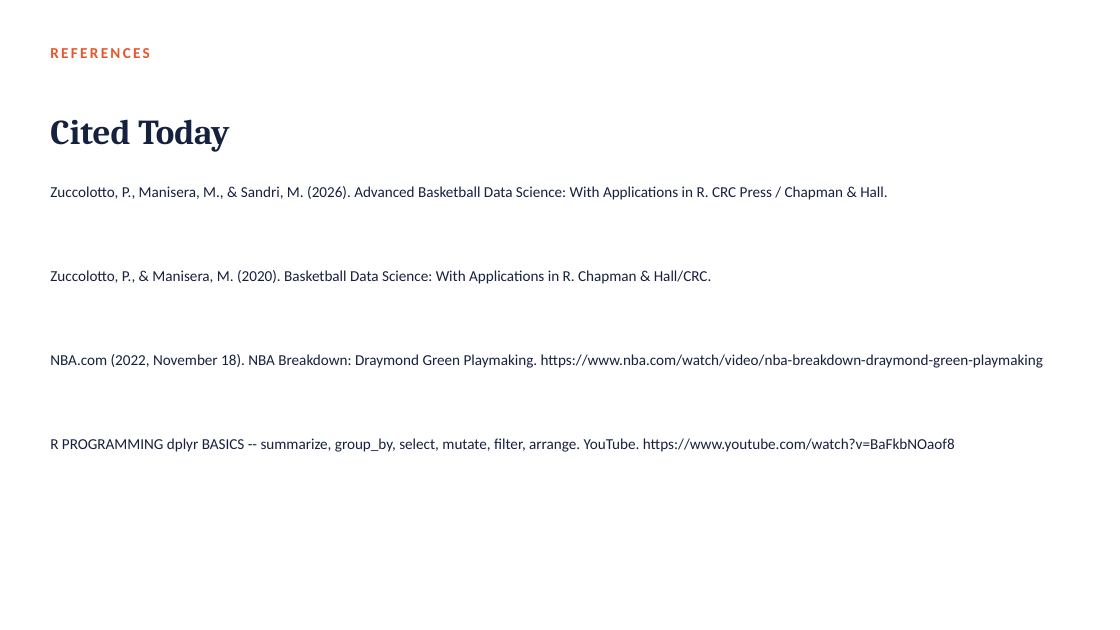
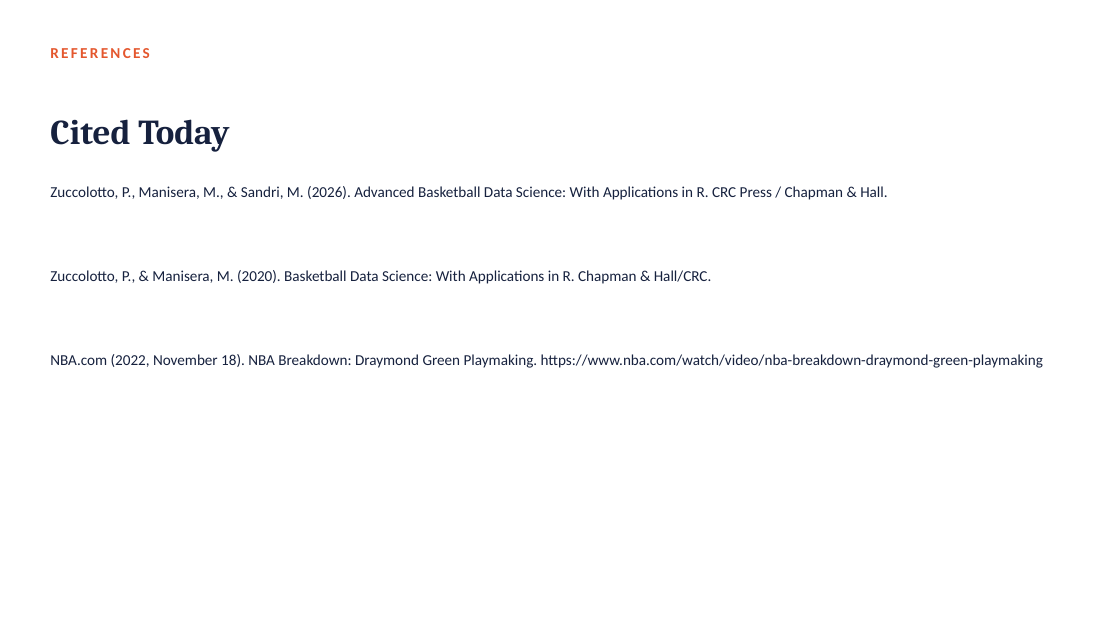
Before and after one commit to fmurital/Teaching-Curriculum, a slide deck: slide 35 of Sports-Analytics-Graduate/01_Getting_Started_with_Advanced_Basketball_Analytics/Lecture_Slides/Module01_Getting_Started_with_Advanced_Basketball_Analytics.pptx (slide 38 before the commit). Drawn at 1120x630 pixels with LibreOffice and Linux fonts; fonts in the diff are those of the drawing. Boxes give left, top, right and bottom in pixels: in the first picture for what was removed or moved away, otherwise in the second. Text is boxed around its words. In the diff, an @@ line names an element or a change of style, - is before the commit and + after.

```diff
--- a/Sports-Analytics-Graduate/01_Getting_Started_with_Advanced_Basketball_Analytics/Lecture_Slides/Module01_Getting_Started_with_Advanced_Basketball_Analytics.pptx
+++ b/Sports-Analytics-Graduate/01_Getting_Started_with_Advanced_Basketball_Analytics/Lecture_Slides/Module01_Getting_Started_with_Advanced_Basketball_Analytics.pptx
@@ text removed at (50, 438, 955, 452) @@
-R PROGRAMMING dplyr BASICS -- summarize, group_by, select, mutate, filter, arrange. YouTube. https://www.youtube.com/watch?v=BaFkbNOaof8
```
Also in this commit, not shown: 7 other slides changed, 3 slides removed, 16 other files.
